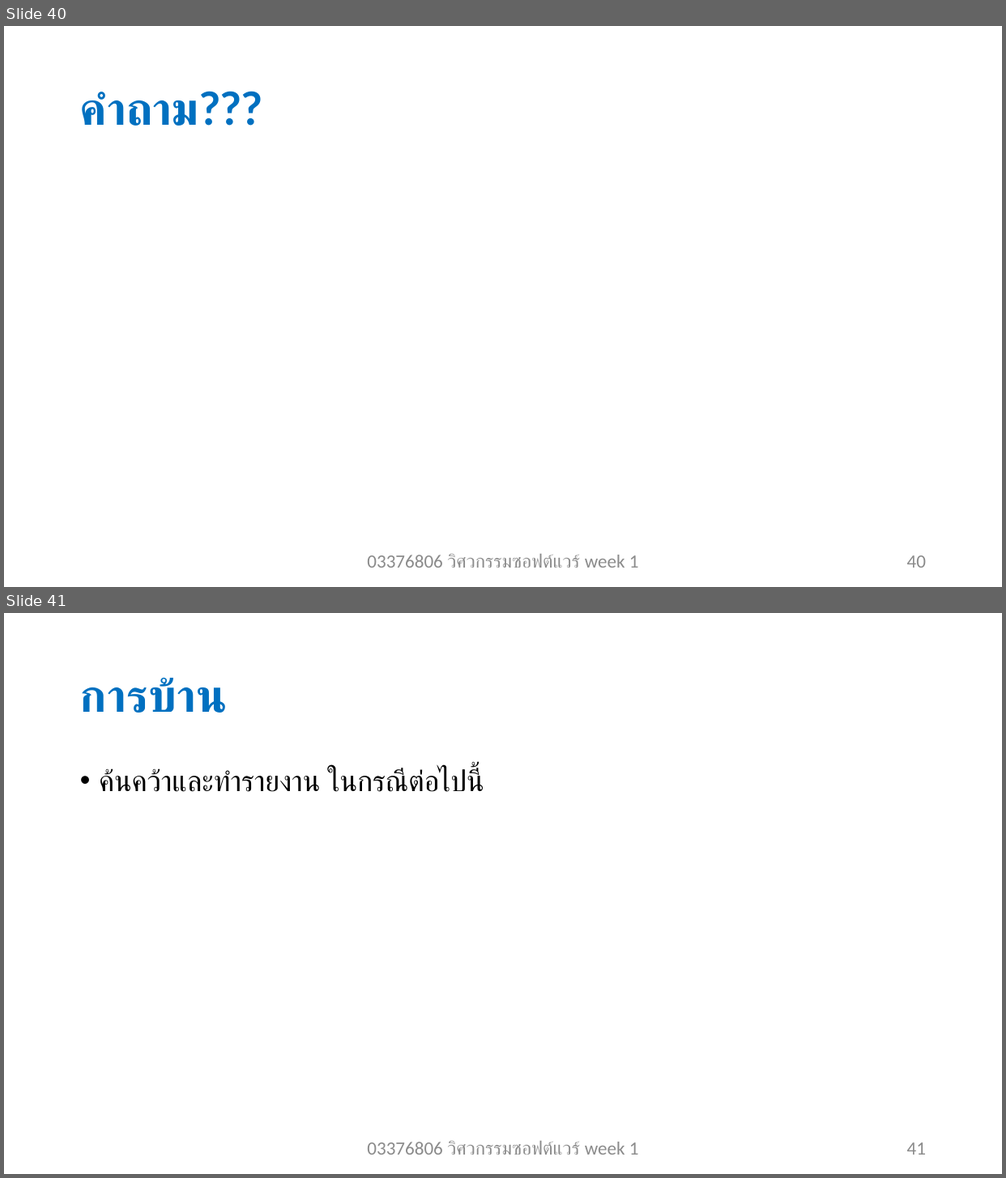
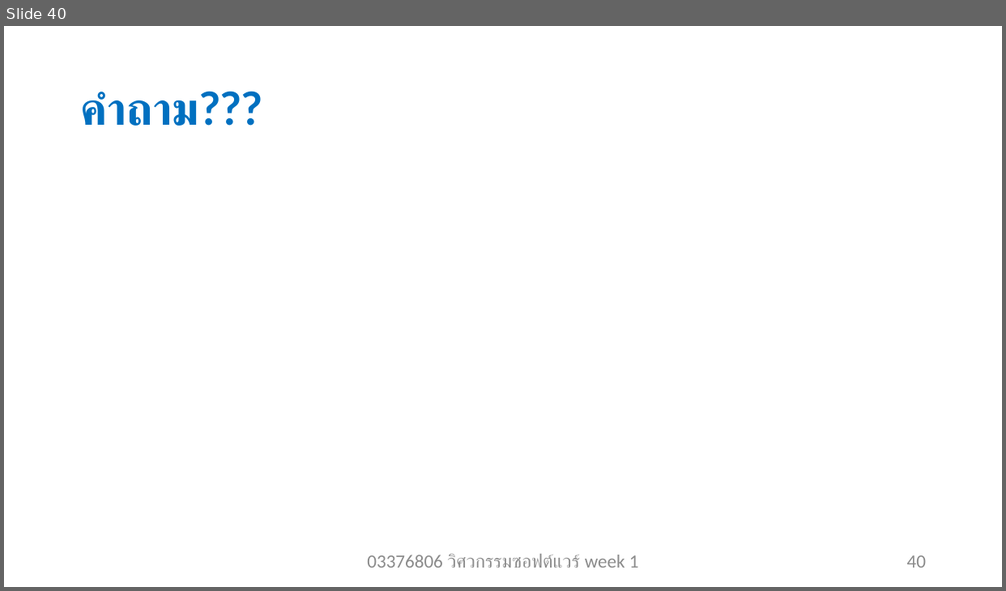
Before and after one commit to 03376806-software-engineering/Software-engineering-2562, a slide deck: Week-01-Software-Engineering/Slides/Week 01 Software Engineering.pptx. Shown one above the other, each under a label of ours: slides 40 and 41 before the commit, slide 40 after it. The pictures are 1006x1178 and 1006x591 pixels, drawn with LibreOffice and Linux fonts; fonts in the diff are those of the drawing. Boxes give left, top, right and bottom in pixels: in the first picture for what was removed or moved away, otherwise in the second. Text is boxed around its words. In the diff, an @@ line names an element or a change of style, - is before the commit and + after.

Commit message:
update week 1 slides

```diff
--- a/Week-01-Software-Engineering/Slides/Week 01 Software Engineering.pptx
+++ b/Week-01-Software-Engineering/Slides/Week 01 Software Engineering.pptx
@@ slide 41 removed at (4,613,1002,1174), background #FFFFFF @@
@@ title removed at (80,678,228,713) @@
-การบ้าน
@@ text removed at (99,769,480,792) @@
-• ค้นคว้าและทำรายงาน ในกรณีต่อไปนี้
@@ text removed at (367,1141,639,1155) @@
-03376806 วิศวกรรมซอฟต์แวร์ week 1
@@ page number removed at (907,1143,926,1155) @@
-41
```
Also in this commit, not shown: 1 other file.
